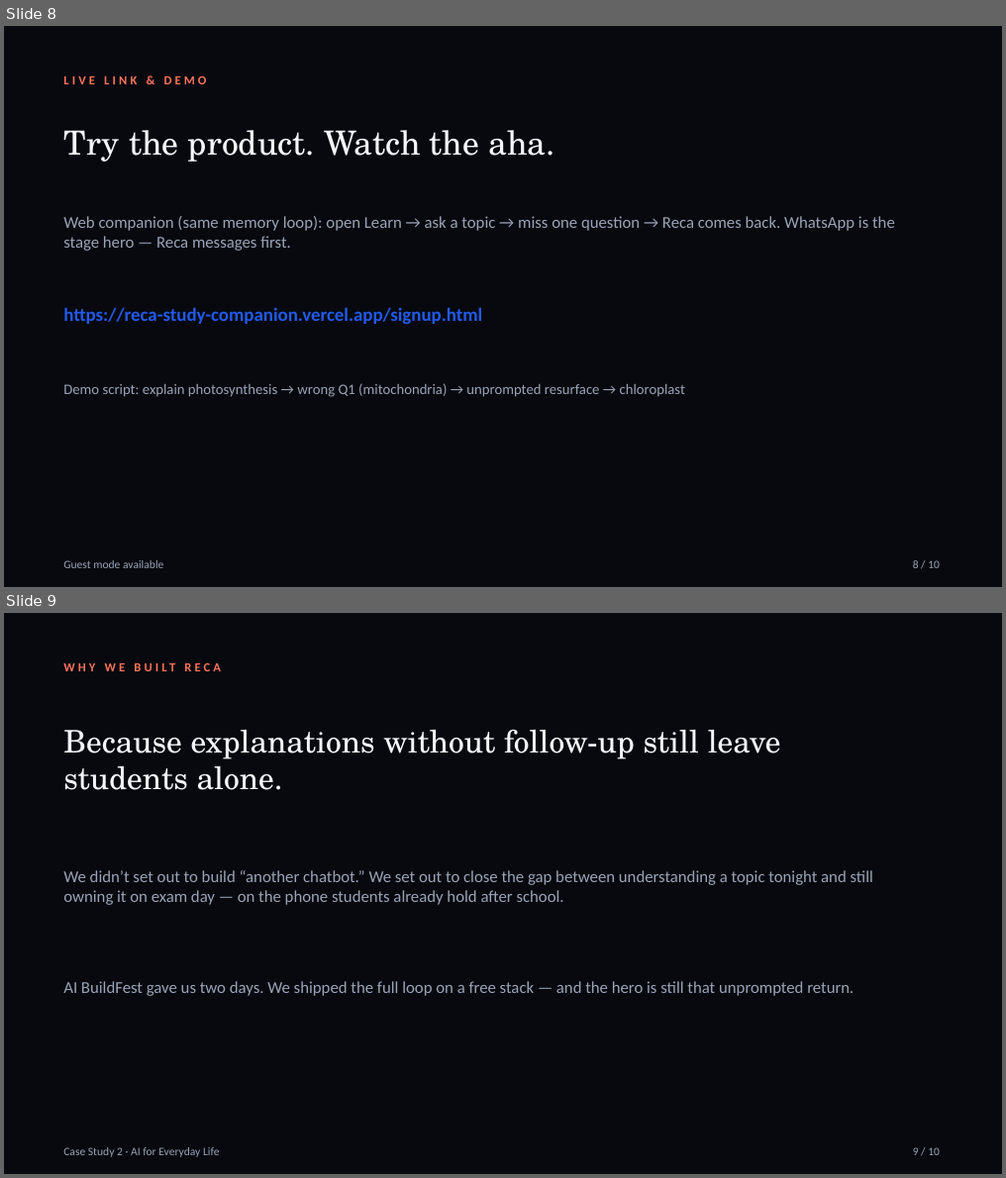
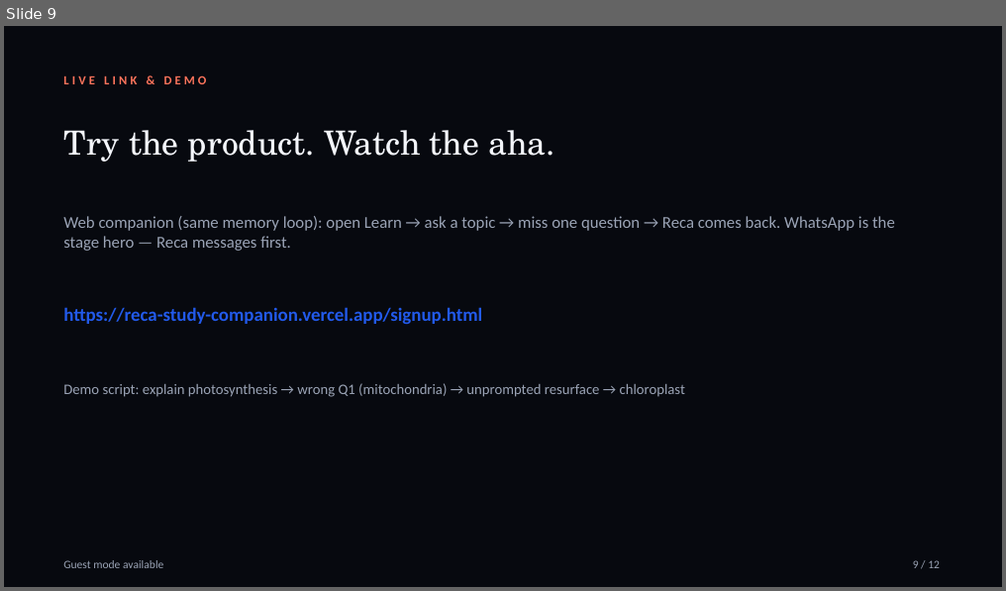
Before and after one commit to Misterhoye10/Techfest, a slide deck: docs/reca/pitch/Reca-Pitch-Deck.pptx. Shown one above the other, each under a label of ours: slides 8 and 9 before the commit, slide 9 after it. The pictures are 1006x1178 and 1006x591 pixels, drawn with LibreOffice and Linux fonts; fonts in the diff are those of the drawing. Boxes give left, top, right and bottom in pixels: in the first picture for what was removed or moved away, otherwise in the second. Text is boxed around its words. In the diff, an @@ line names an element or a change of style, - is before the commit and + after.

```diff
--- a/docs/reca/pitch/Reca-Pitch-Deck.pptx
+++ b/docs/reca/pitch/Reca-Pitch-Deck.pptx
@@ slide 9 removed at <box>4,613,1002,1174</box>, background #FFFFFF @@
@@ rectangle removed at <box>4,613,1002,1174</box> @@
@@ text removed at <box>56,655,954,680</box> @@
-WHY WE BUILT RECA
@@ text removed at <box>63,730,781,790</box> @@
-Because explanations without follow-up still leave students alone.
@@ text removed at <box>63,870,873,905</box> @@
-We didn’t set out to build “another chatbot.” We set out to close the gap between understanding a topic tonight and still owning it on exam day — on the phone students already hold after school.
@@ text removed at <box>63,981,853,996</box> @@
-AI BuildFest gave us two days. We shipped the full loop on a free stack — and the hero is still that unprompted return.
@@ text removed at <box>63,1148,220,1157</box> @@
-Case Study 2 · AI for Everyday Life
@@ text removed at <box>913,1148,940,1156</box> @@
-9 / 10
@@ what was slide 8 is now slide 9 @@
@@ slide 9 changed as well @@
@@ text at <box>913,561,940,569</box>: text changed @@
-8 / 10
+9 / 12
```
Also in this commit, not shown: 8 other slides changed, 3 slides added, 3 other files.
